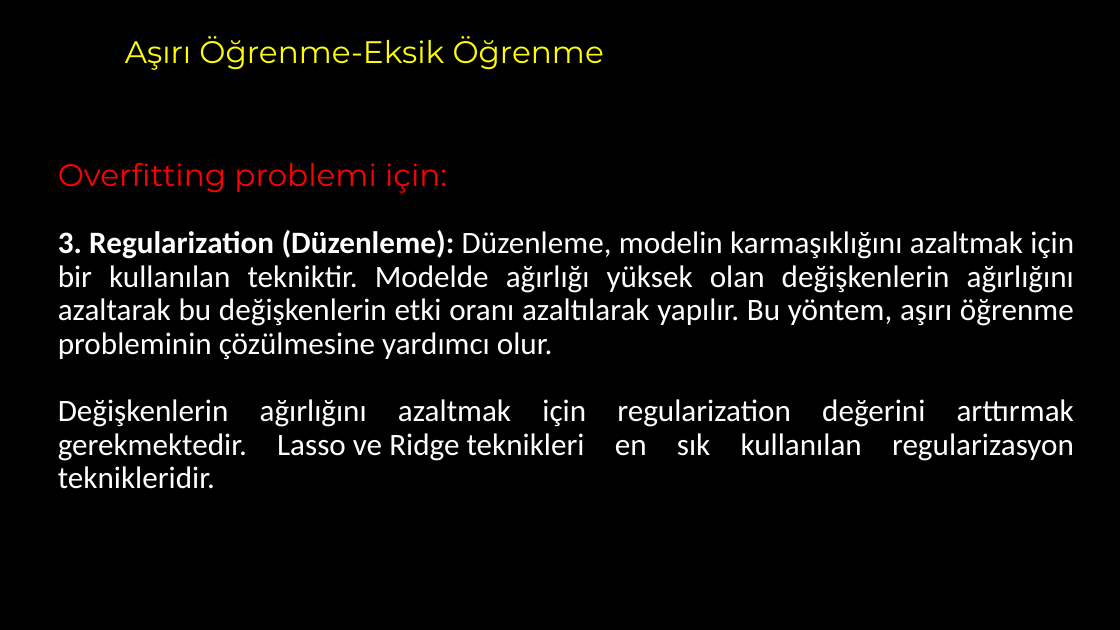
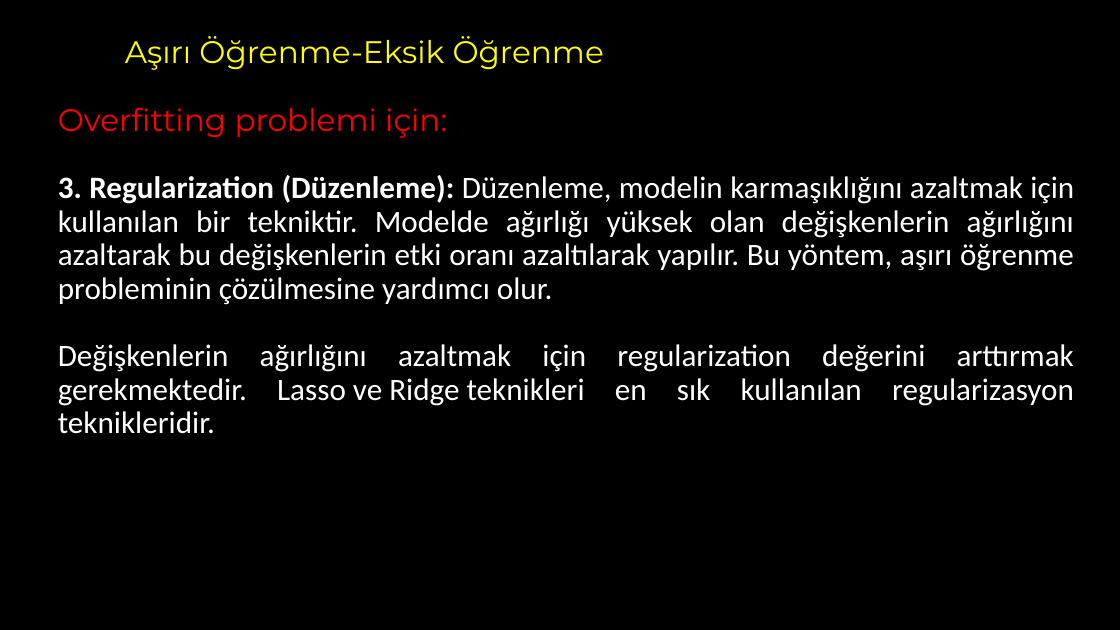
Before and after one commit to akaraci/Makine-Ogrenmesi, a slide deck: slide 21 of Sunular/MÖT-Hafta-4 - Underfitting_and_Overfitting.pptx. Drawn at 1120x630 pixels with LibreOffice and Linux fonts; fonts in the diff are those of the drawing. Boxes give left, top, right and bottom in pixels: in the first picture for what was removed or moved away, otherwise in the second. Text is boxed around its words. In the diff, an @@ line names an element or a change of style, - is before the commit and + after.

```diff
--- a/Sunular/MÖT-Hafta-4 - Underfitting_and_Overfitting.pptx
+++ b/Sunular/MÖT-Hafta-4 - Underfitting_and_Overfitting.pptx
@@ text "Overfitting problemi için:" moved from (x1=58, y1=162, x2=1074, y2=489) to (x1=58, y1=107, x2=1074, y2=434) @@
@@ text at (x1=58, y1=175, x2=1074, y2=305): text changed @@
-3. Regularization (Düzenleme): Düzenleme, modelin karmaşıklığını azaltmak için bir kullanılan tekniktir. Modelde ağırlığı yüksek olan değişkenlerin ağırlığını azaltarak bu değişkenlerin etki oranı azaltılarak yapılır. Bu yöntem, aşırı öğrenme probleminin çözülmesine yardımcı olur.
+3. Regularization (Düzenleme): Düzenleme, modelin karmaşıklığını azaltmak için kullanılan bir tekniktir. Modelde ağırlığı yüksek olan değişkenlerin ağırlığını azaltarak bu değişkenlerin etki oranı azaltılarak yapılır. Bu yöntem, aşırı öğrenme probleminin çözülmesine yardımcı olur.
```
Also in this commit, not shown: 7 other slides changed, 1 slide added, 6 other files.
